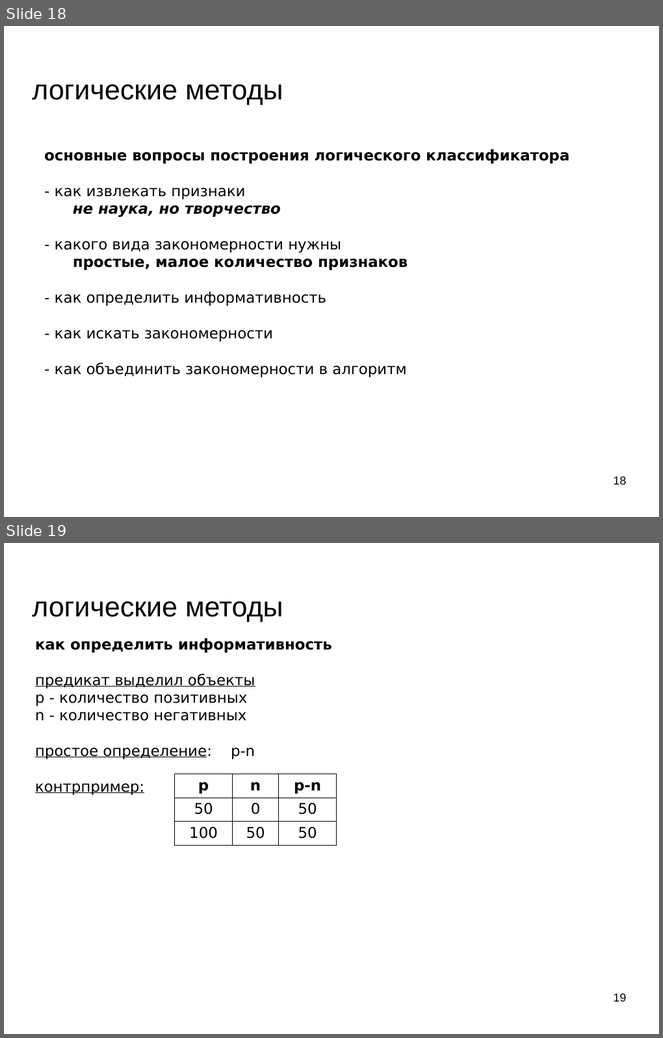
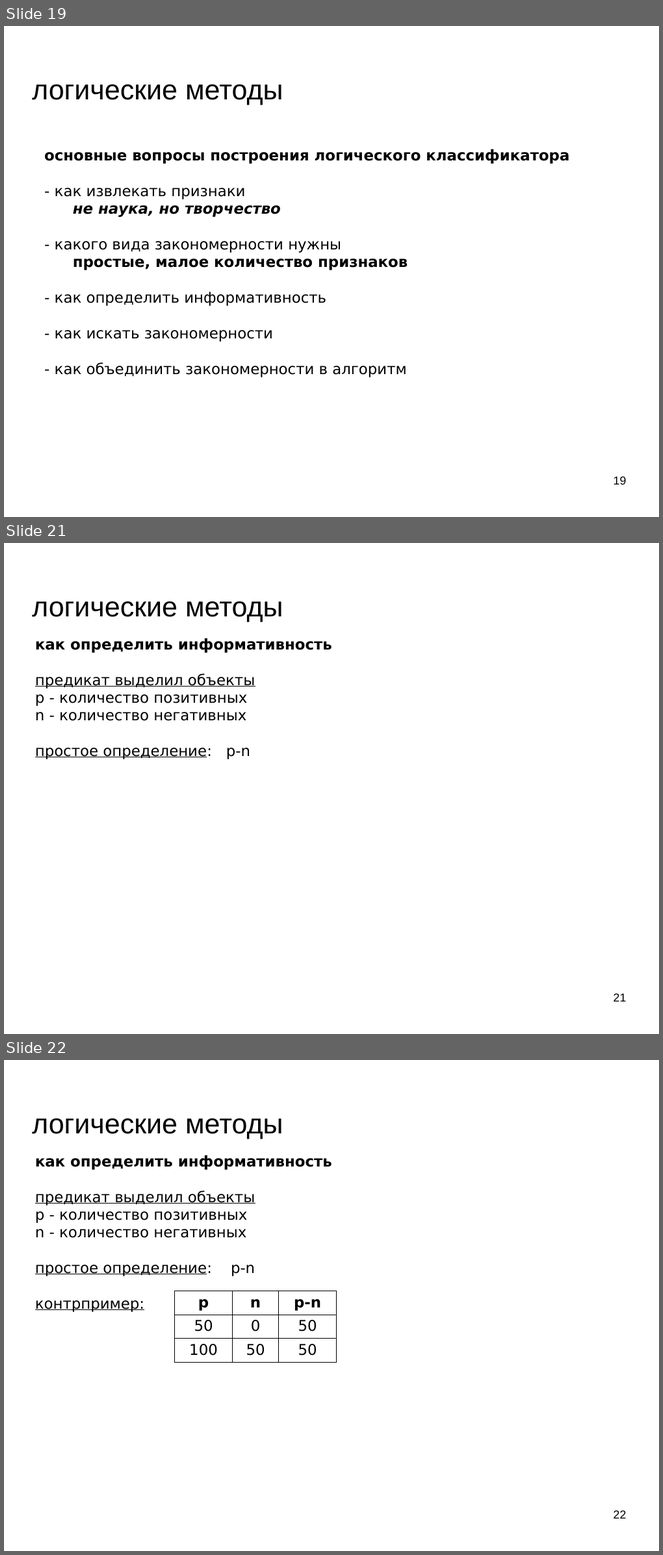
Before and after one commit to mechanoid5/ml_lectorium_legacy, a slide deck: 08-logical.odp. Shown one above the other, each under a label of ours: slides 18 and 19 before the commit, slides 19, 21 and 22 after it; the slides between them are not shown. The pictures are 663x1038 and 663x1555 pixels, drawn with LibreOffice and Linux fonts; fonts in the diff are those of the drawing; background and template pictures are left out. Boxes give left, top, right and bottom in pixels: in the first picture for what was removed or moved away, otherwise in the second. Text is boxed around its words. In the diff, an @@ line names an element or a change of style, - is before the commit and + after.

```diff
--- a/08-logical.odp
+++ b/08-logical.odp
@@ slide 21 added at [4,543,659,1034], background picture (left out) @@
@@ title added at [32,601,283,622], 33.9 pt, text #000000 @@
+логические методы
@@ text added at [35,638,332,759], 18 pt, text #000000 @@
+как определить информативность
+предикат выделил объекты
+p - количество позитивных
+n - количество негативных
+простое определение: p-n
@@ page number added at [614,993,627,1002], 14 pt, text #000000 @@
+21
@@ what was slide 18 is now slide 19 @@
@@ page number at [614,476,627,485]: text changed @@
-18
+19
@@ what was slide 19 is now slide 22 @@
@@ page number at [614,1510,627,1519]: text changed @@
-19
+22
```
Also in this commit, not shown: 8 slides changed, 14 other slides added, 1 slide removed.
